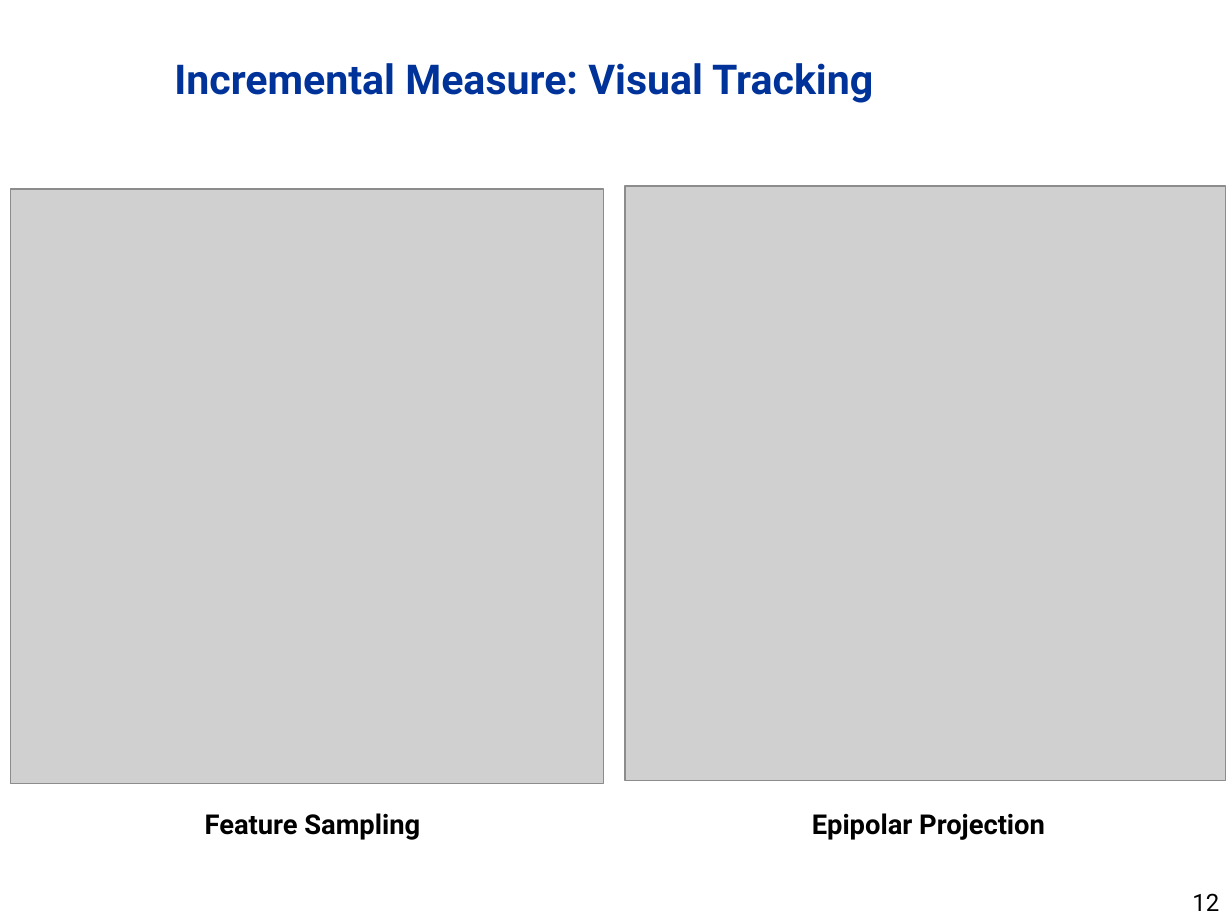
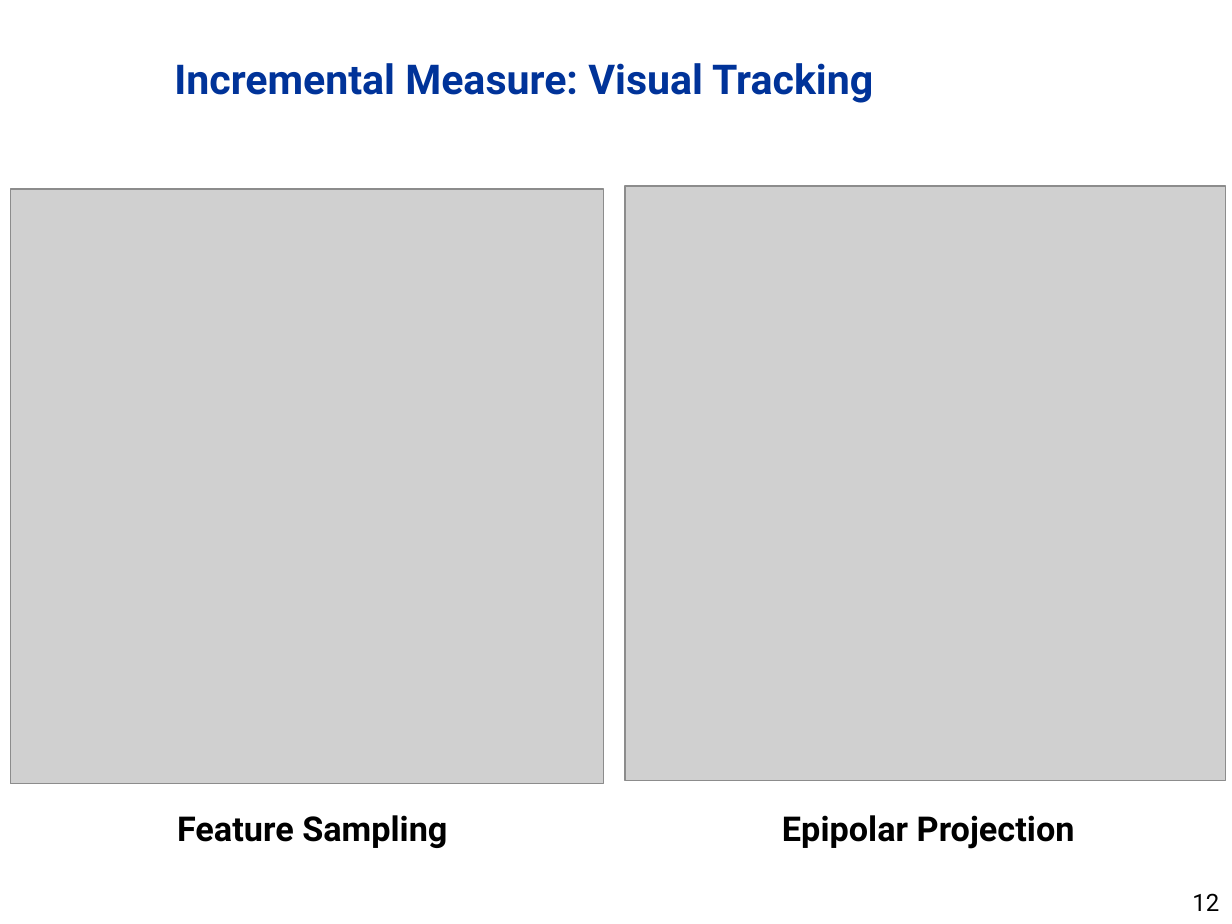
Before and after one commit to dddvision/functionalnavigation, a slide deck: slide 12 of docs/JNC2011/presentation.pptx. Drawn at 1232x924 pixels with LibreOffice and Linux fonts; fonts in the diff are those of the drawing; grey boxes stand for pictures; background and template pictures are left out. Boxes give left, top, right and bottom in pixels: in the first picture for what was removed or moved away, otherwise in the second. Text is boxed around its words. In the diff, an @@ line names an element or a change of style, - is before the commit and + after.

```diff
--- a/docs/JNC2011/presentation.pptx
+++ b/docs/JNC2011/presentation.pptx
@@ text "Feature Sampling" at (177,815,447,848): size 16 to 20 pt; more space between paragraphs @@
@@ text "Epipolar Projection" at (782,815,1075,849): size 16 to 20 pt; more space between paragraphs @@
```
Also in this commit, not shown: 13 other slides changed, 2 slides added, 4 slides removed.
